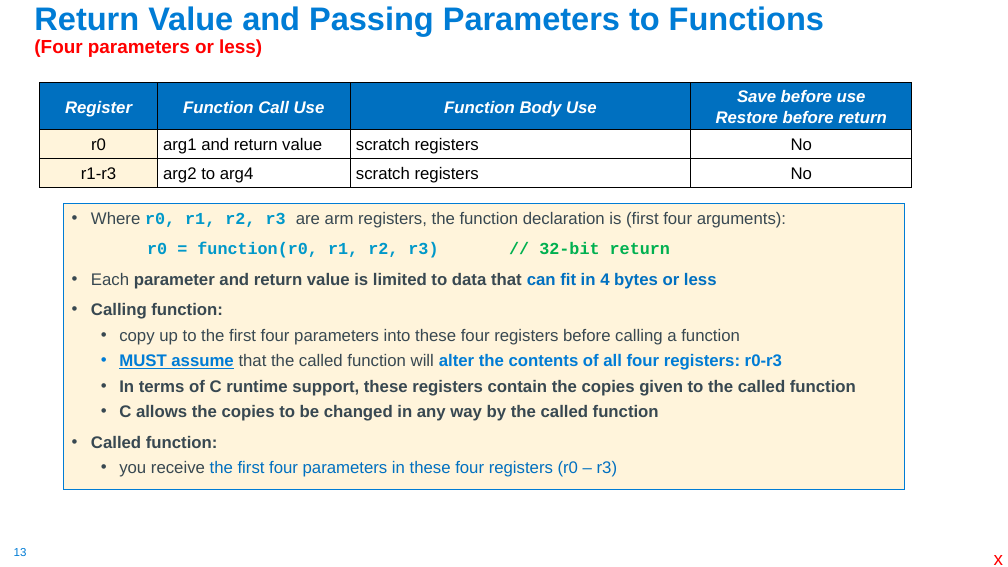
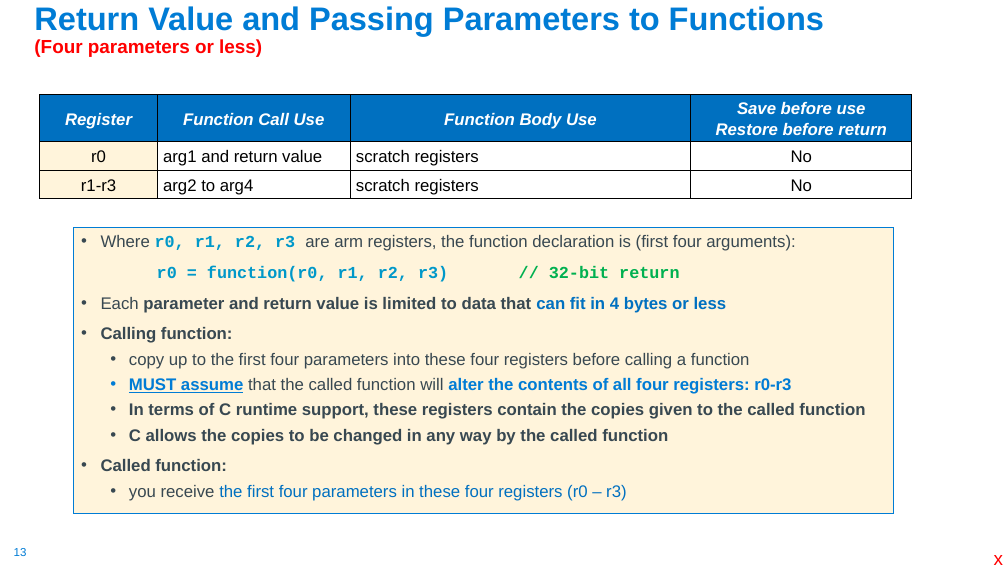
Before and after one commit to cse30-sp24/Muller-Slides, a slide deck: slide 13 of 07-Arm-Part4.pptx. Drawn at 1008x567 pixels with LibreOffice and Linux fonts; fonts in the diff are those of the drawing. Boxes give left, top, right and bottom in pixels: in the first picture for what was removed or moved away, otherwise in the second. Text is boxed around its words. In the diff, an @@ line names an element or a change of style, - is before the commit and + after.

```diff
--- a/07-Arm-Part4.pptx
+++ b/07-Arm-Part4.pptx
@@ table: place and size @@
-table at [40,83,913,187]
+table at [40,95,913,199]
@@ text "Where r0, r1, r2, r3 ...": place and size @@
-text "Where r0, r1, r2, r3 ..." at [64,203,904,489]
+text "Where r0, r1, r2, r3 ..." at [73,227,894,513]
```
Also in this commit, not shown: 30 other slides changed, 5 slides added, 3 other files.
